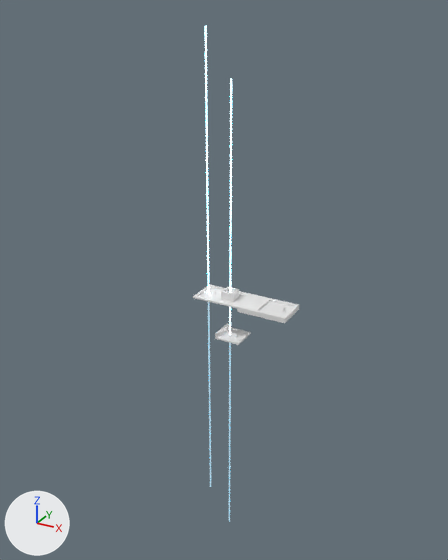
Before and after pictures for a commit that changed the Blender file scenes/v.blend.
Rendered twice from a 50 mm camera at (317.0, -591.0, 367.0) aimed at (-11.0, 5.0, 69.0). Lighting does not change. The marker at lower left points along +X, +Y and +Z.

Objects in the first picture: 'Goal1.L5', 'Goal2.L5', 'L5PlatBot', 'L5PlatSide', 'L5PlatTop', 'MoveL5Platform'.
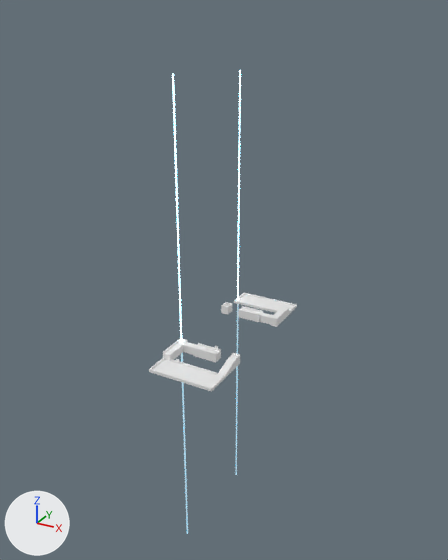
Where the change shows, as pixel boxes (x1, y1, x2, y2) in the pictures (448 x 560 px):
'L2PlatformLong.001', added
    after: (149, 339, 240, 392)
'Goal2.L5', moved
    before: (229, 78, 232, 522)
    after: (172, 73, 188, 534)
'Goal1.L5', moved
    before: (205, 26, 211, 487)
    after: (235, 70, 241, 475)
'L2PlatformLong.002', added
    after: (234, 293, 297, 327)
'L5PlatTop', deleted
    before: (193, 285, 253, 308)
'L5PlatSide', deleted
    before: (253, 298, 299, 323)
'L5PlatBot', deleted
    before: (215, 323, 251, 345)
'L2Bridge1', added
    after: (193, 343, 221, 362)
'MoveL5Platform', deleted
    before: (237, 294, 267, 315)
'L2Bridge2', added
    after: (238, 306, 263, 322)
'MoveL2BridgeL', added
    after: (183, 342, 197, 355)
'L2StartPoint2.002', added
    after: (221, 302, 232, 315)
'MoveL2BridgeR', added
    after: (260, 313, 273, 324)

Diff of the bpy script that builds the scene:
```diff
--- a/scenes/v.blend.py
+++ b/scenes/v.blend.py
@@ me_l2bridge1 @@
+me_l2bridge1.from_pydata(...)  # 20 vertices, 20 faces; spans x -15.0..15.0, y -6.0..6.0, z -5.0..6.0
@@ me_cube_005 @@
+me_cube_005.from_pydata(...)  # 16 vertices, 14 faces; spans x -5.0..5.0, y -6.0..6.0, z -5.0..6.0
@@ me_l2movebridge @@
+me_l2movebridge.from_pydata(...)  # a box spanning x -7.5..7.5, y -4.0..4.0, z -4.8..4.8
@@ me_l2bridge2 @@
+me_l2bridge2.from_pydata(...)  # 20 vertices, 20 faces; spans x -15.0..15.0, y -6.0..6.0, z -5.0..6.0
@@ me_platformlong_001 @@
+me_platformlong_001.from_pydata(...)  # 53 vertices, 53 faces; spans x -40.0..40.0, y -15.0..50.0, z -2.1..9.0
@@ me_platformlong @@
+me_platformlong.from_pydata(...)  # 34 vertices, 34 faces; spans x -40.0..40.0, y -15.0..50.0, z -2.1..9.0
@@ ob_l5plattop @@
-ob_l5plattop = bpy.data.objects.new('L5PlatTop', me_cube)
-ob_l5plattop.location = (0.0, 0.0, 50.0)
@@ ob_l5platside @@
-ob_l5platside = bpy.data.objects.new('L5PlatSide', me_cube_003)
-ob_l5platside.location = (60.0, 0.0, 50.0)
@@ ob_l5platbot @@
-ob_l5platbot = bpy.data.objects.new('L5PlatBot', me_cube_008)
-ob_l5platbot.location = (4.0, 0.0, 0.0)
@@ ob_movel5platform @@
-ob_movel5platform = bpy.data.objects.new('MoveL5Platform', me_cube_010)
-ob_movel5platform.location = (30.0, 0.0, 50.0)
@@ ob_goal1_l5 @@
 ob_goal1_l5 = bpy.data.objects.new('Goal1.L5', me_goal)
-ob_goal1_l5.location = (-30.0, 0.0, 50.0)
+ob_goal1_l5.location = (-36.0, 89.0, 0.0)
 ob_goal1_l5.scale = (1.0, 1.0, 300.0)
@@ ob_goal2_l5 @@
 ob_goal2_l5 = bpy.data.objects.new('Goal2.L5', me_goal)
-ob_goal2_l5.location = (0.0, 0.0, 0.0)
+ob_goal2_l5.location = (-36.0, -54.0, 8.0)
 ob_goal2_l5.scale = (1.0, 1.0, 300.0)
@@ ob_l2bridge1 @@
+ob_l2bridge1 = bpy.data.objects.new('L2Bridge1', me_l2bridge1)
+ob_l2bridge1.location = (0.0, -56.0, 3.0)
@@ ob_l2startpoint2_002 @@
+ob_l2startpoint2_002 = bpy.data.objects.new('L2StartPoint2.002', me_cube_005)
+ob_l2startpoint2_002.location = (-35.0, 56.0, 3.0)
@@ ob_movel2bridger @@
+ob_movel2bridger = bpy.data.objects.new('MoveL2BridgeR', me_l2movebridge)
+ob_movel2bridger.location = (22.0, 56.0, 3.0)
@@ ob_movel2bridgel @@
+ob_movel2bridgel = bpy.data.objects.new('MoveL2BridgeL', me_l2movebridge)
+ob_movel2bridgel.location = (-22.0, -56.0, 3.0)
@@ ob_l2bridge2 @@
+ob_l2bridge2 = bpy.data.objects.new('L2Bridge2', me_l2bridge2)
+ob_l2bridge2.location = (0.0, 56.0, 3.0)
+ob_l2bridge2.rotation_euler = (0.0, 0.0, 3.142)  # degrees (0, 0, 180)
@@ ob_l2platformlong_001 @@
+ob_l2platformlong_001 = bpy.data.objects.new('L2PlatformLong.001', me_platformlong_001)
+ob_l2platformlong_001.location = (0.0, -100.0, 0.0)
@@ ob_l2platformlong_002 @@
+ob_l2platformlong_002 = bpy.data.objects.new('L2PlatformLong.002', me_platformlong)
+ob_l2platformlong_002.location = (0.0, 100.0, 0.0)
+ob_l2platformlong_002.rotation_euler = (0.0, 0.0, 3.142)  # degrees (0, 0, 180)
```
